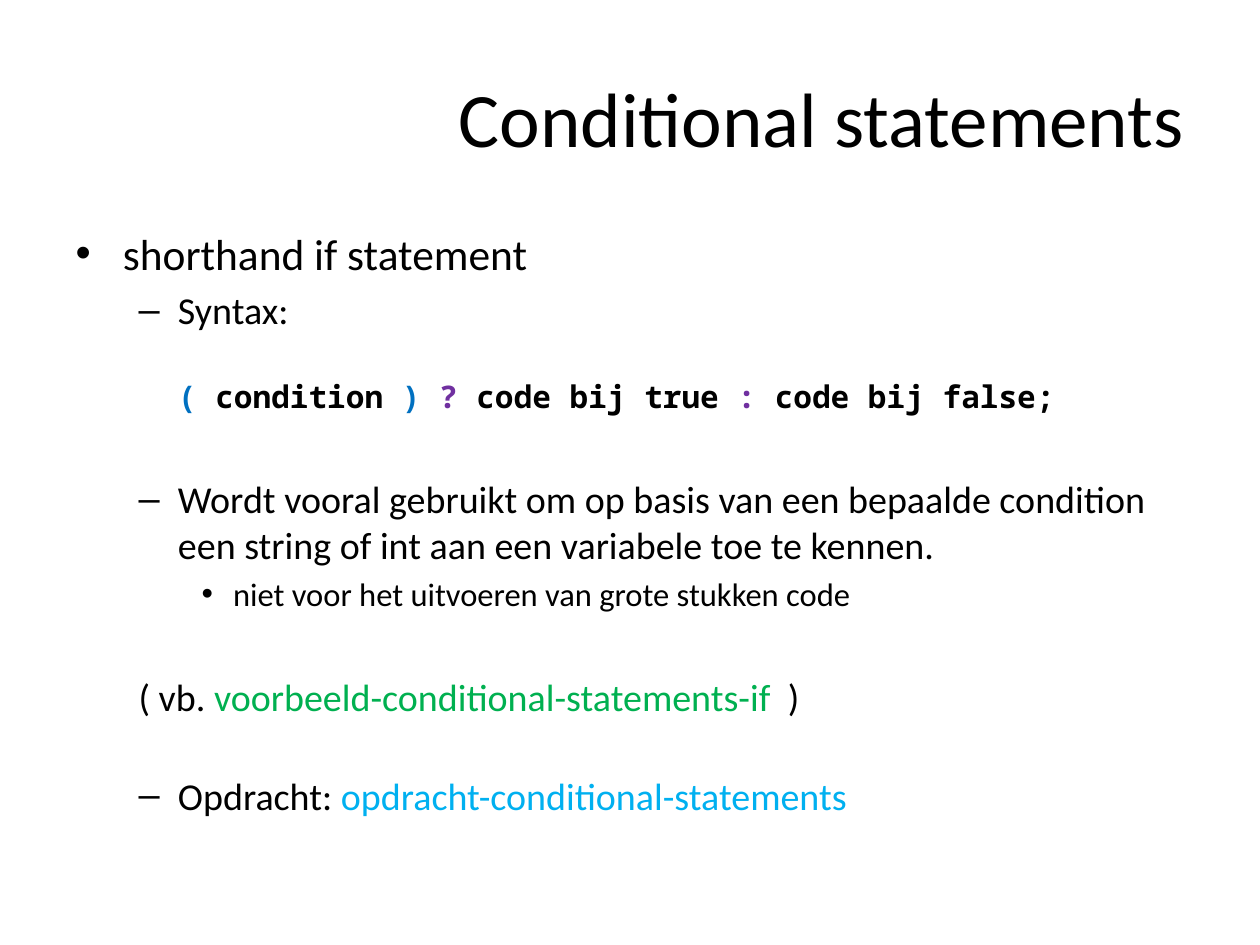
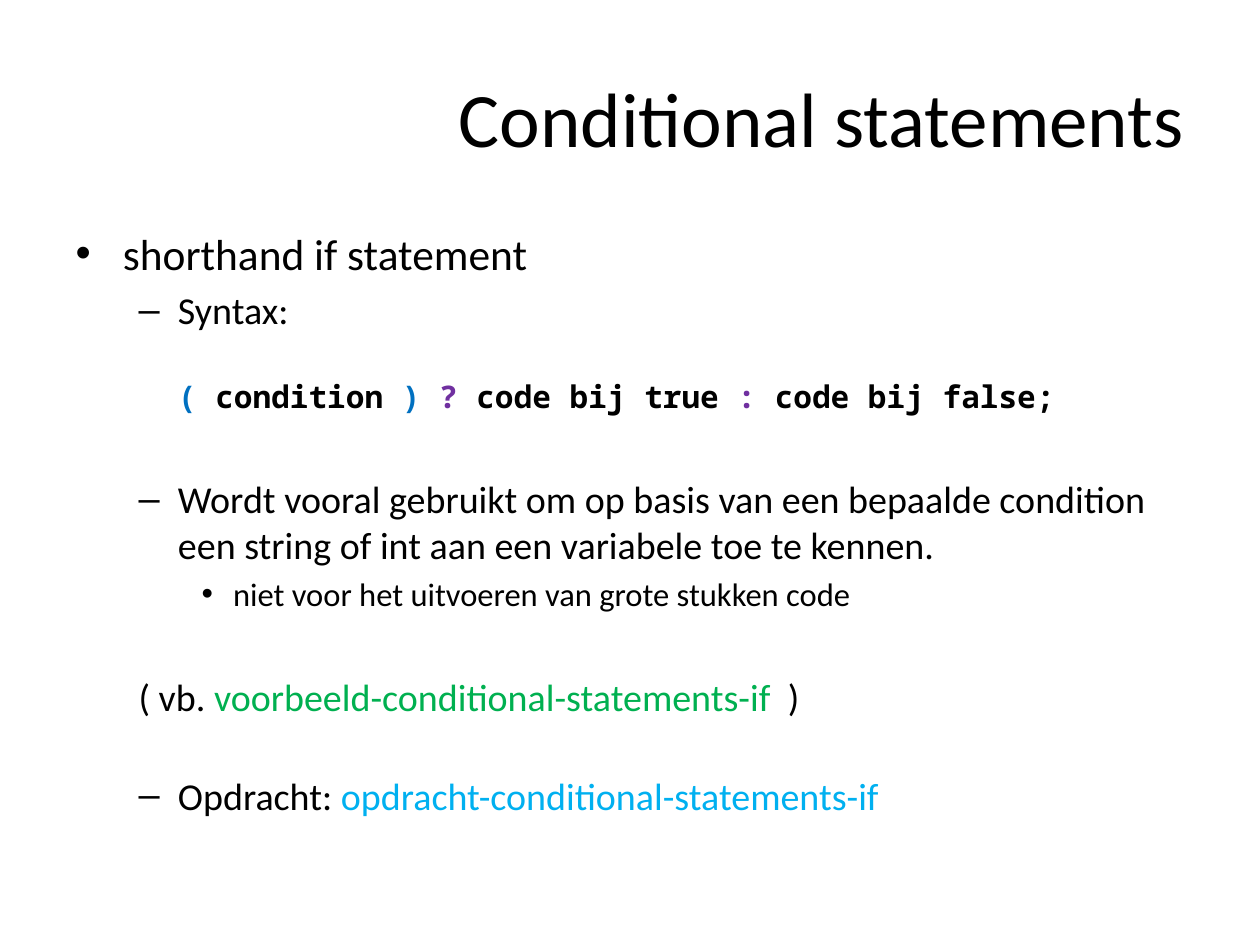
Before and after one commit to ajkea/web-backend-1, a slide deck: slide 49 of public/cursus/web-backend-cursus.pptx. Drawn at 1260x945 pixels with LibreOffice and Linux fonts; fonts in the diff are those of the drawing. Boxes give left, top, right and bottom in pixels: in the first picture for what was removed or moved away, otherwise in the second. Text is boxed around its words. In the diff, an @@ line names an element or a change of style, - is before the commit and + after.

Commit message:
change slides looping statements

```diff
--- a/public/cursus/web-backend-cursus.pptx
+++ b/public/cursus/web-backend-cursus.pptx
@@ text at (x1=178, y1=783, x2=879, y2=816): text changed @@
-  – Opdracht: opdracht-conditional-statements
+  – Opdracht: opdracht-conditional-statements-if
```
Also in this commit, not shown: 6 other slides changed, 1 other file.
